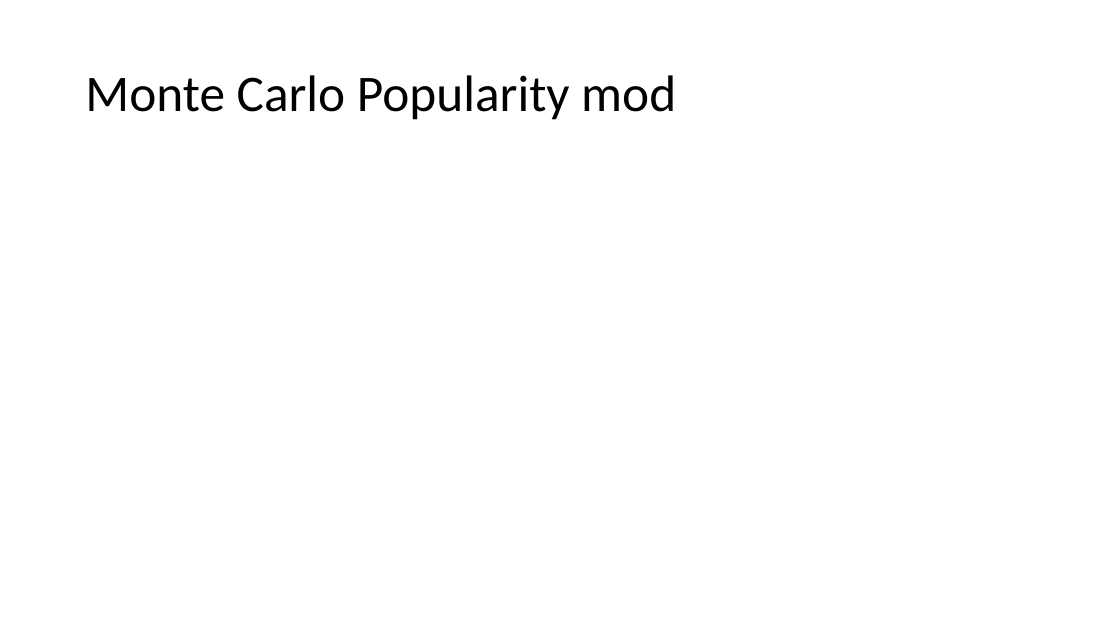
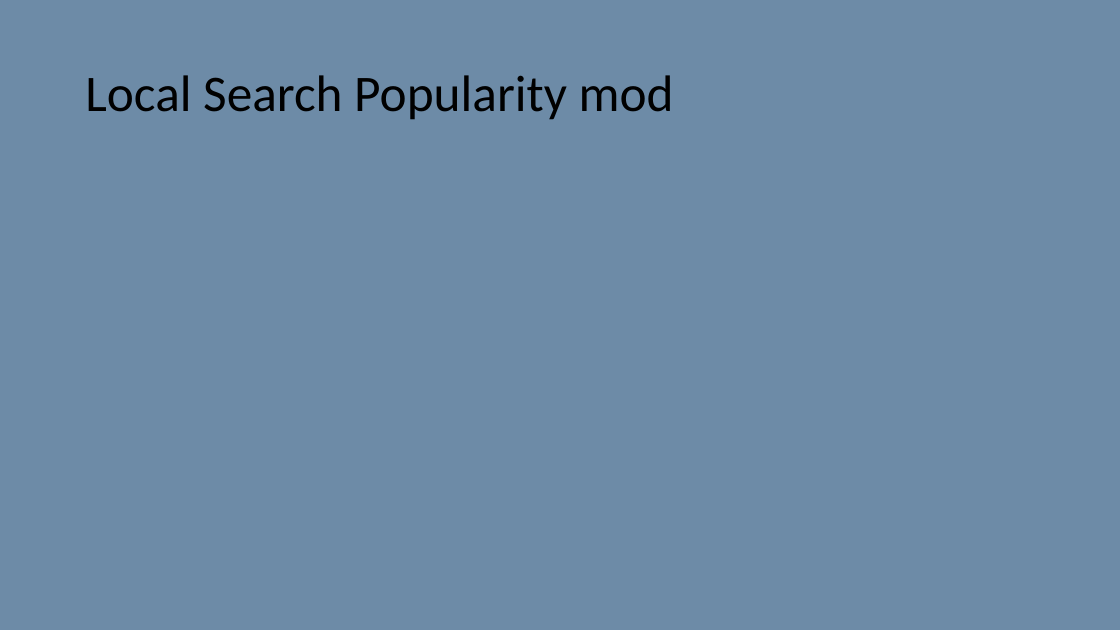
Before and after one commit to depperm/TSP, a slide deck: slide 9 of smallAnimation.pptx. Drawn at 1120x630 pixels with LibreOffice and Linux fonts; fonts in the diff are those of the drawing; grey boxes stand for pictures. Boxes give left, top, right and bottom in pixels: in the first picture for what was removed or moved away, otherwise in the second. Text is boxed around its words. In the diff, an @@ line names an element or a change of style, - is before the commit and + after.

```diff
--- a/smallAnimation.pptx
+++ b/smallAnimation.pptx
@@ background #FFFFFF to #1F4E79 at 65% opacity @@
@@ title at bbox=[85, 75, 674, 120]: text changed @@
-Monte Carlo Popularity mod
+Local Search Popularity mod
```
Also in this commit, not shown: 24 other slides changed, 1 other file.
